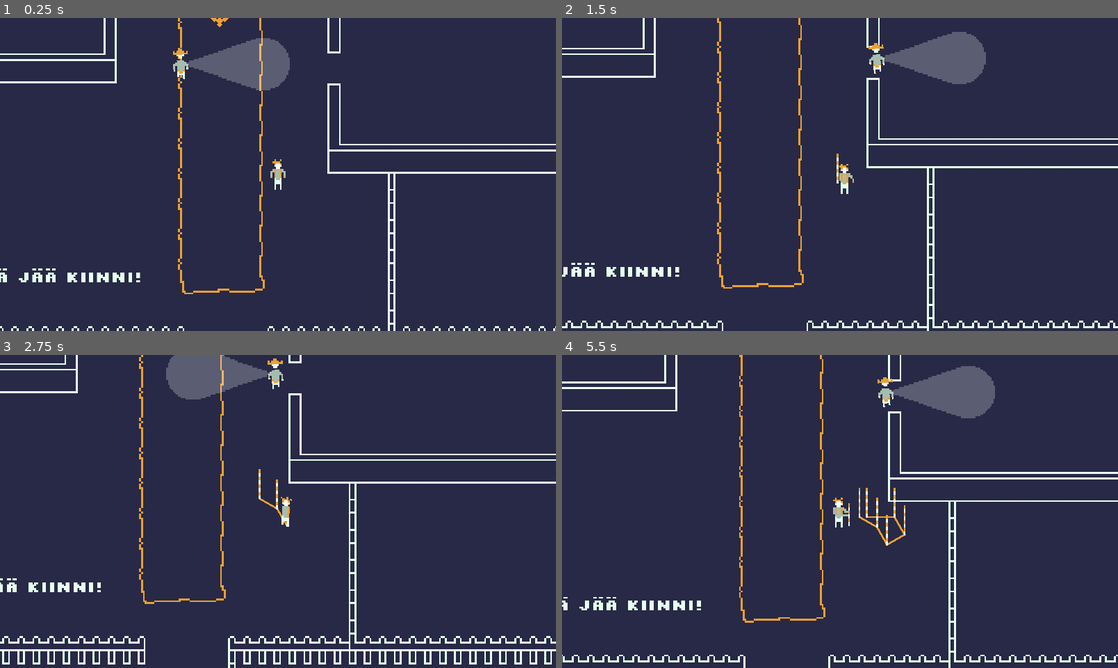
Above: before the commit, frames 1-4 (two rows, left to right).
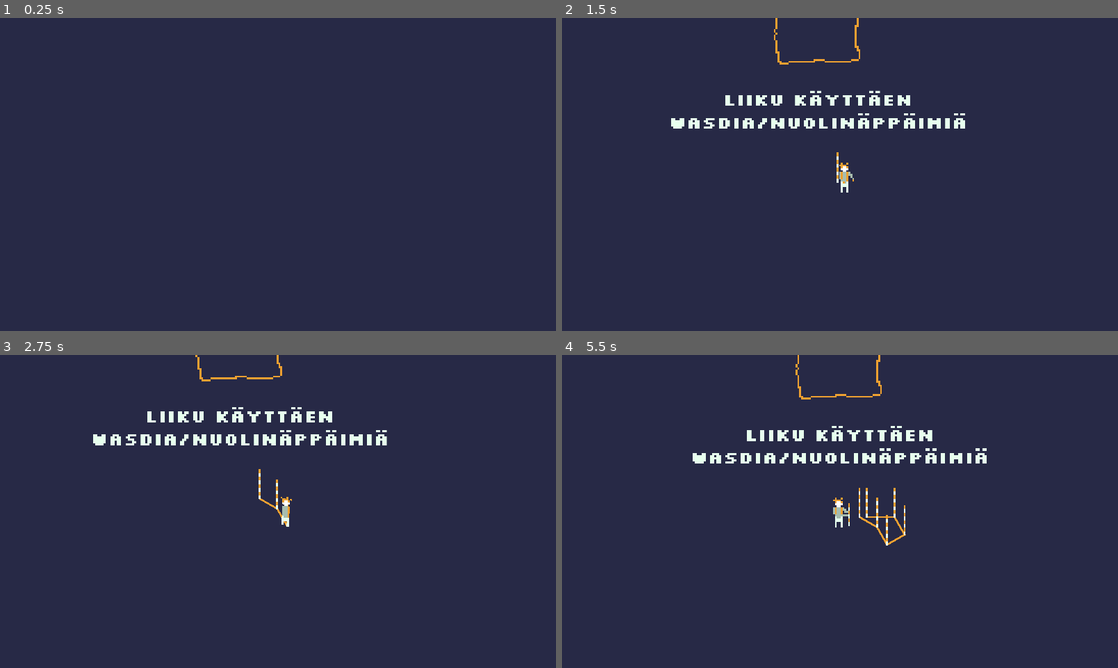
Above: after the commit, the same moments.

Repository: troingle/sgh-jami-24
Game: Godot game, scene res://scenes/level_1.tscn
The game is run twice, just before and just after one commit, with the same random seed, the same clock (stepped at 60 frames per second) and the same inputs.
Inputs:
- Up to frame 1 (0.25 s): no input
- Up to frame 2 (1.5 s): hold D (right) 0.53-1.28 s; tap Space (place) at 0.6, 1.35 s; hold S (down) from 1.28 s (still down)
- Up to frame 3 (2.75 s): release S (down) at 2.03 s; hold D (right) from 2.03 s (still down); tap Space (place) at 2.1 s
- Up to frame 4 (5.5 s): release D (right) at 2.78 s; hold W (up) 2.78-3.53 s; tap Space (place) every 0.75 s from 2.85 to 5.1 s; hold A (left) 3.53-5.03 s; hold S (down) from 5.03 s (still down)

The runs differ from the first frame. In frame 1, 5.5% of the frame differs, in the area x 0-100%, y 0-100%; in frame 2, 7.4%; in frame 3, 8.5%; in frame 4, 7.5%.

Commit message:
Added player detection and a game over state

Diff:
--- a/enemy.gd
+++ b/code/enemy.gd
@@ -9,6 +9,8 @@
 
 @onready var player = $"../Player"
 @onready var view = $View
+@onready var sprite = $AnimatedSprite2D
+@onready var anim = $AnimationPlayer
 
 @export var vertical = false
 @export var length = 400
@@ -37,5 +39,8 @@
 		else:
 			view.rotation = deg_to_rad(-180)
 
-
-	move_and_slide()
+	if not Global.paused:
+		move_and_slide()
+	else:
+		sprite.pause()
+		anim.pause()
--- /dev/null
+++ b/code/global.gd
@@ -0,0 +1,3 @@
+extends Node
+
+var paused = false
--- a/code/player.gd
+++ b/code/player.gd
@@ -8,16 +8,26 @@
 @onready var sprite = $AnimatedSprite2D
 @onready var anim = $AnimationPlayer
 @onready var place_timer = $PlaceTimer
+@onready var camera = $Camera2D
+@onready var fade_anim = $CanvasLayer/FadeRect/AnimationPlayer
+@onready var start_pos = $"../StartPos"
 
 var stickObj = preload("res://scenes/stick.tscn")
 var stick
 
+func _ready():
+	fade_anim.play("fade_in")
+
 func _physics_process(delta):
+	if not fade_anim.is_playing() and position.y > 750:
+		position = start_pos.position
+		visible = true
+
 	dir = Input.get_vector("left", "right", "up", "down")
 	velocity.x = move_toward(velocity.x, speed * dir.x, accel)
 	velocity.y = move_toward(velocity.y, speed * dir.y, accel)
 
-	if sprite.get_animation() != "place_stick":
+	if sprite.get_animation() != "place_stick" and not Global.paused:
 		if dir.y > 0:
 			sprite.play("run_fwd")
 			anim.play("wobble")
@@ -36,12 +46,16 @@
 		elif dir.x < 0 and !dir.y:
 			sprite.flip_h = false
 
+	if sprite.get_animation() != "place_stick" and not Global.paused: # reformat this? currently a bit repetitive
 		move_and_slide()
+	elif sprite.get_animation() != "place_stick":
+		anim.pause()
+		sprite.pause()
 
 	if Input.is_action_pressed("exit"):
 		get_tree().quit()
 
-	if Input.is_action_just_pressed("place") and sprite.get_animation() != "place_stick":
+	if Input.is_action_just_pressed("place") and sprite.get_animation() != "place_stick" and not Global.paused:
 		sprite.flip_h = false
 		anim.play("RESET")
 		sprite.play("place_stick")
@@ -58,3 +72,25 @@
 	sprite.play("idle")
 	$"../Line2D".update_line()
 	stick.visible = true
+
+func _on_detector_body_entered(body):
+	if body.is_in_group("enemies"):
+		Global.paused = true
+		$Caught.play()
+		camera.zoom.x = 1.6
+		camera.zoom.y = 1.6
+		await get_tree().create_timer(0.4).timeout
+		camera.zoom.x = 2
+		camera.zoom.y = 2
+		await get_tree().create_timer(0.4).timeout
+		camera.zoom.x = 3.5
+		camera.zoom.y = 3.5
+		fade_and_change(true, null)
+
+func fade_and_change(resetting, target_scene):
+	await get_tree().create_timer(0.7).timeout
+	fade_anim.play("fade_out")
+	await get_tree().create_timer(3).timeout
+	if resetting:
+		Global.paused = false
+		get_tree().reload_current_scene()
--- a/project.godot
+++ b/project.godot
@@ -13,6 +13,10 @@
 config/name="sghjami24"
 run/main_scene="res://scenes/level_1.tscn"
 config/features=PackedStringArray("4.2", "GL Compatibility")
+
+[autoload]
+
+Global="*res://code/global.gd"
 
 [display]
 
--- a/scenes/enemy.tscn
+++ b/scenes/enemy.tscn
@@ -1,6 +1,6 @@
-[gd_scene load_steps=13 format=3 uid="uid://cmcpohgq4larm"]
+[gd_scene load_steps=15 format=3 uid="uid://cmcpohgq4larm"]
 
-[ext_resource type="Script" path="res://enemy.gd" id="1_mk4m6"]
+[ext_resource type="Script" path="res://code/enemy.gd" id="1_jpq30"]
 [ext_resource type="Texture2D" uid="uid://7udapoxpiufh" path="res://art/enemy_1.png" id="2_qqjcv"]
 [ext_resource type="Texture2D" uid="uid://yetx1u8y783y" path="res://art/circle.png" id="3_r0yme"]
 
@@ -29,6 +29,21 @@
 [sub_resource type="RectangleShape2D" id="RectangleShape2D_w3lha"]
 size = Vector2(12, 12)
 
+[sub_resource type="Animation" id="Animation_7a8bk"]
+length = 0.001
+tracks/0/type = "value"
+tracks/0/imported = false
+tracks/0/enabled = true
+tracks/0/path = NodePath("AnimatedSprite2D:rotation")
+tracks/0/interp = 1
+tracks/0/loop_wrap = true
+tracks/0/keys = {
+"times": PackedFloat32Array(0),
+"transitions": PackedFloat32Array(1),
+"update": 0,
+"values": [0.0]
+}
+
 [sub_resource type="Animation" id="Animation_lkbp4"]
 resource_name = "enemy_wobble"
 length = 0.4
@@ -46,37 +61,28 @@
 "values": [0.0, 0.0872665, 0.0, -0.0698132]
 }
 
-[sub_resource type="Animation" id="Animation_7a8bk"]
-length = 0.001
-tracks/0/type = "value"
-tracks/0/imported = false
-tracks/0/enabled = true
-tracks/0/path = NodePath("AnimatedSprite2D:rotation")
-tracks/0/interp = 1
-tracks/0/loop_wrap = true
-tracks/0/keys = {
-"times": PackedFloat32Array(0),
-"transitions": PackedFloat32Array(1),
-"update": 0,
-"values": [0.0]
-}
-
 [sub_resource type="AnimationLibrary" id="AnimationLibrary_j8121"]
 _data = {
 "RESET": SubResource("Animation_7a8bk"),
 "enemy_wobble": SubResource("Animation_lkbp4")
 }
 
-[sub_resource type="CircleShape2D" id="CircleShape2D_fbuf7"]
-radius = 42.107
+[sub_resource type="RectangleShape2D" id="RectangleShape2D_secsv"]
+size = Vector2(213.647, 36)
 
-[sub_resource type="RectangleShape2D" id="RectangleShape2D_secsv"]
-size = Vector2(52, 36)
+[sub_resource type="RectangleShape2D" id="RectangleShape2D_xsaq7"]
+size = Vector2(213.647, 36)
 
-[node name="Enemy" type="CharacterBody2D"]
+[sub_resource type="RectangleShape2D" id="RectangleShape2D_0pp6g"]
+size = Vector2(20, 188)
+
+[sub_resource type="RectangleShape2D" id="RectangleShape2D_6vknu"]
+size = Vector2(36, 14)
+
+[node name="Enemy" type="CharacterBody2D" groups=["enemies"]]
 collision_layer = 4
 collision_mask = 4
-script = ExtResource("1_mk4m6")
+script = ExtResource("1_jpq30")
 
 [node name="AnimatedSprite2D" type="AnimatedSprite2D" parent="."]
 texture_filter = 1
@@ -90,29 +96,37 @@
 position = Vector2(0, 18)
 shape = SubResource("RectangleShape2D_w3lha")
 
-[node name="NavigationAgent2D" type="NavigationAgent2D" parent="."]
-
 [node name="AnimationPlayer" type="AnimationPlayer" parent="."]
 libraries = {
 "": SubResource("AnimationLibrary_j8121")
 }
 autoplay = "enemy_wobble"
 
-[node name="View" type="Area2D" parent="."]
+[node name="View" type="StaticBody2D" parent="." groups=["enemies"]]
+collision_layer = 16
+collision_mask = 16
+
+[node name="CollisionShape2D2" type="CollisionShape2D" parent="View"]
+position = Vector2(141.946, 42.2021)
+rotation = 0.431978
+shape = SubResource("RectangleShape2D_secsv")
+
+[node name="CollisionShape2D3" type="CollisionShape2D" parent="View"]
+position = Vector2(141, -40)
+rotation = -0.432842
+shape = SubResource("RectangleShape2D_xsaq7")
 
 [node name="CollisionShape2D" type="CollisionShape2D" parent="View"]
-visible = false
-position = Vector2(89, 0)
-shape = SubResource("CircleShape2D_fbuf7")
+position = Vector2(253, -8)
+shape = SubResource("RectangleShape2D_0pp6g")
 
-[node name="CollisionShape2D2" type="CollisionShape2D" parent="View"]
-visible = false
-position = Vector2(26, 0)
-shape = SubResource("RectangleShape2D_secsv")
+[node name="CollisionShape2D4" type="CollisionShape2D" parent="View"]
+position = Vector2(30, 0)
+shape = SubResource("RectangleShape2D_6vknu")
 
 [node name="Sprite2D" type="Sprite2D" parent="View"]
-self_modulate = Color(1, 1, 1, 0.243137)
+self_modulate = Color(1, 1, 1, 0.117647)
 texture_filter = 1
-position = Vector2(91, 0)
-scale = Vector2(2.591, 2.591)
+position = Vector2(144, 0)
+scale = Vector2(3.3, 3.3)
 texture = ExtResource("3_r0yme")
--- a/scenes/level_1.tscn
+++ b/scenes/level_1.tscn
@@ -156,7 +156,7 @@
 scale = Vector2(3, 3)
 tile_set = SubResource("TileSet_p6xua")
 format = 2
-layer_0/tile_data = PackedInt32Array(-524286, 1, 0, -524285, …(5066 unchanged characters)…  1, 1, -3735539, 1, 1, -3670003, 1, 1, -3407878, 131072, 1, -3014662, 65536, 0, -3407877, 0, 0, -3014661, 0, 0, -3407876, 0, 0, -3014660, 0, 0, -3407875, 0, 0, -3014659, 0, 0, -3407874, 0, 0, -3014658, 0, 0, -3407873, 0, 0, -3014657, 0, 0, -3473408, 0, 0, -3080192, 0, 0, -3473407, 0, 0, -3080191, 0, 0, -3473406, 0, 0, -3080190, 0, 0, -3473405, 0, 2, -3407869, 65536, 1, -3342333, 65536, 3, -3211261, 0, 3, -3145725, 65536, 1, -3080189, 131072, 0, -3342342, 0, 1, -3276806, 0, 1, -3145734, 0, 1, -3080198, 0, 1, -3211270, 0, 1, -2949125, 131073, 2, -2883589, 131073, 2, -2818053, 131073, 2, -2752517, 131073, 2, -2686981, 131073, 2, -2621445, 131073, 2, -2555909, 131073, 2, -2490373, 131073, 2)
+layer_0/tile_data = PackedInt32Array(-524286, 1, 0, -524285, …(5066 unchanged characters)…  1, 1, -3735539, 1, 1, -3670003, 1, 1, -2686981, 131073, 2, -2621445, 131073, 2, -2555909, 131073, 2, -2490373, 131073, 2, -3407878, 0, 1, -3342342, 0, 1, -3276806, 0, 1, -3211270, 0, 1, -3145734, 65536, 0, -3473405, 65536, 3, -3342333, 0, 3, -3211261, 131072, 0, -3538950, 131072, 1, -3473414, 0, 1, -3538949, 0, 0, -3145733, 0, 0, -3080197, 131073, 2, -3538948, 0, 0, -3145732, 0, 0, -3538947, 0, 0, -3145731, 0, 0, -3538946, 0, 0, -3145730, 0, 0, -3538945, 0, 0, -3145729, 0, 0, -3604480, 0, 0, -3211264, 0, 0, -3604479, 0, 0, -3211263, 0, 0, -3604478, 0, 0, -3211262, 0, 0, -3604477, 0, 2, -3538941, 65536, 1, -3276797, 65536, 1, -2883589, 131073, 2, -3014661, 131073, 2, -2949125, 131073, 2, -2818053, 131073, 2, -2752517, 131073, 2)
 
 [node name="PathMap" type="TileMap" parent="."]
 texture_filter = 1
@@ -166,7 +166,7 @@
 layer_0/tile_data = PackedInt32Array(-589825, 65536, 0, -524289, 65536, 0, -458753, 65536, 0, -393217, 65536, 0, -32768 …(3220 unchanged characters)…
 
 [node name="Player" parent="." instance=ExtResource("1_ccibl")]
-position = Vector2(450, -2063)
+position = Vector2(4, 1547)
 
 [node name="Labels" type="Node2D" parent="."]
 
@@ -231,5 +231,9 @@
 script = ExtResource("7_x48hn")
 
 [node name="Enemy" parent="." instance=ExtResource("9_jyopn")]
-position = Vector2(245, -2239)
-speed = 200
+position = Vector2(-189, -2239)
+length = 1120
+speed = 150
+
+[node name="StartPos" type="Node2D" parent="."]
+position = Vector2(24, 68)
--- a/scenes/player.tscn
+++ b/scenes/player.tscn
@@ -1,8 +1,9 @@
-[gd_scene load_steps=27 format=3 uid="uid://ct2d72mad7157"]
+[gd_scene load_steps=33 format=3 uid="uid://ct2d72mad7157"]
 
 [ext_resource type="Script" path="res://code/player.gd" id="1_0pesl"]
 [ext_resource type="Texture2D" uid="uid://hv7epreq48bo" path="res://art/player.png" id="1_6n0n7"]
 [ext_resource type="Texture2D" uid="uid://dq80tuoeeok8n" path="res://art/place_stick.png" id="3_qtb2f"]
+[ext_resource type="AudioStream" uid="uid://hbhcsxj0yrst" path="res://audio/dundundun.wav" id="4_1qbon"]
 
 [sub_resource type="AtlasTexture" id="AtlasTexture_4rciv"]
 atlas = ExtResource("1_6n0n7")
@@ -199,7 +200,64 @@
 "wobble": SubResource("Animation_2d2ai")
 }
 
+[sub_resource type="RectangleShape2D" id="RectangleShape2D_ox15u"]
+size = Vector2(20, 30)
+
+[sub_resource type="Animation" id="Animation_hos82"]
+resource_name = "fade_out"
+tracks/0/type = "value"
+tracks/0/imported = false
+tracks/0/enabled = true
+tracks/0/path = NodePath(".:self_modulate")
+tracks/0/interp = 1
+tracks/0/loop_wrap = true
+tracks/0/keys = {
+"times": PackedFloat32Array(0, 1),
+"transitions": PackedFloat32Array(1, 1),
+"update": 0,
+"values": [Color(1, 1, 1, 0), Color(1, 1, 1, 1)]
+}
+
+[sub_resource type="Animation" id="Animation_xccru"]
+length = 0.001
+tracks/0/type = "value"
+tracks/0/imported = false
+tracks/0/enabled = true
+tracks/0/path = NodePath(".:self_modulate")
+tracks/0/interp = 1
+tracks/0/loop_wrap = true
+tracks/0/keys = {
+"times": PackedFloat32Array(0),
+"transitions": PackedFloat32Array(1),
+"update": 0,
+"values": [Color(1, 1, 1, 0)]
+}
+
+[sub_resource type="Animation" id="Animation_qslor"]
+resource_name = "fade_in"
+length = 0.2
+tracks/0/type = "value"
+tracks/0/imported = false
+tracks/0/enabled = true
+tracks/0/path = NodePath(".:self_modulate")
+tracks/0/interp = 1
+tracks/0/loop_wrap = true
+tracks/0/keys = {
+"times": PackedFloat32Array(0, 0.2),
+"transitions": PackedFloat32Array(1, 1),
+"update": 0,
+"values": [Color(1, 1, 1, 1), Color(1, 1, 1, 0)]
+}
+
+[sub_resource type="AnimationLibrary" id="AnimationLibrary_ou4m6"]
+_data = {
+"RESET": SubResource("Animation_xccru"),
+"fade_in": SubResource("Animation_qslor"),
+"fade_out": SubResource("Animation_hos82")
+}
+
 [node name="Player" type="CharacterBody2D"]
+visible = false
 script = ExtResource("1_0pesl")
 
 [node name="AnimatedSprite2D" type="AnimatedSprite2D" parent="."]
@@ -227,4 +285,31 @@
 wait_time = 0.56
 one_shot = true
 
+[node name="Detector" type="Area2D" parent="."]
+collision_layer = 16
+collision_mask = 16
+
+[node name="CollisionShape2D" type="CollisionShape2D" parent="Detector"]
+position = Vector2(0, 3)
+shape = SubResource("RectangleShape2D_ox15u")
+
+[node name="Caught" type="AudioStreamPlayer" parent="."]
+stream = ExtResource("4_1qbon")
+
+[node name="CanvasLayer" type="CanvasLayer" parent="."]
+
+[node name="FadeRect" type="ColorRect" parent="CanvasLayer"]
+self_modulate = Color(1, 1, 1, 0)
+offset_left = -1169.0
+offset_top = -861.0
+offset_right = 1240.0
+offset_bottom = 740.0
+color = Color(0.152941, 0.160784, 0.27451, 1)
+
+[node name="AnimationPlayer" type="AnimationPlayer" parent="CanvasLayer/FadeRect"]
+libraries = {
+"": SubResource("AnimationLibrary_ou4m6")
+}
+
 [connection signal="timeout" from="PlaceTimer" to="." method="_on_place_timer_timeout"]
+[connection signal="body_entered" from="Detector" to="." method="_on_detector_body_entered"]
Binary file changed: art/circle.png
Not shown, added: audio/dundundun.wav.import
Not shown, added: audio/dundundun.wav
